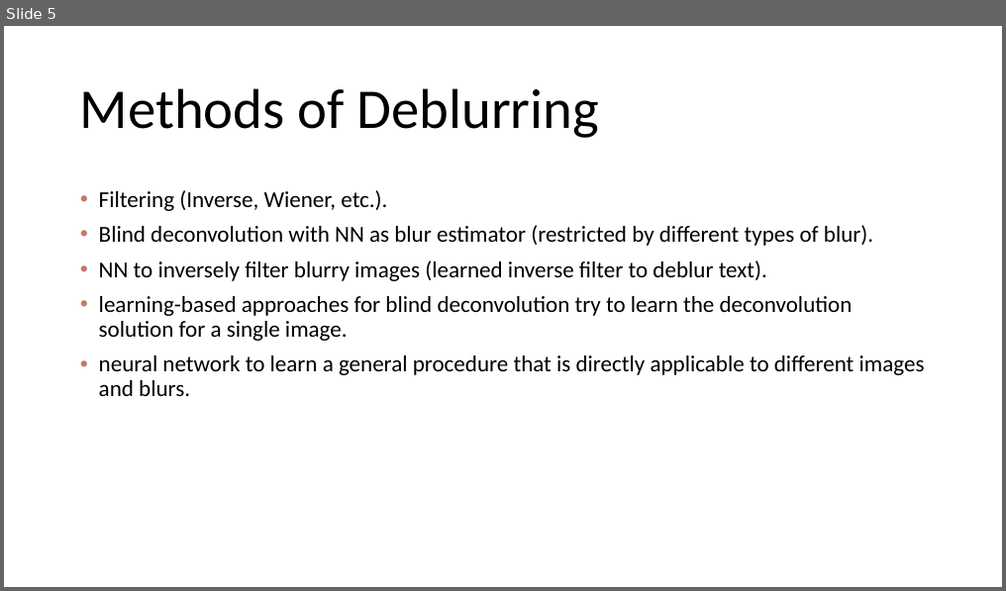
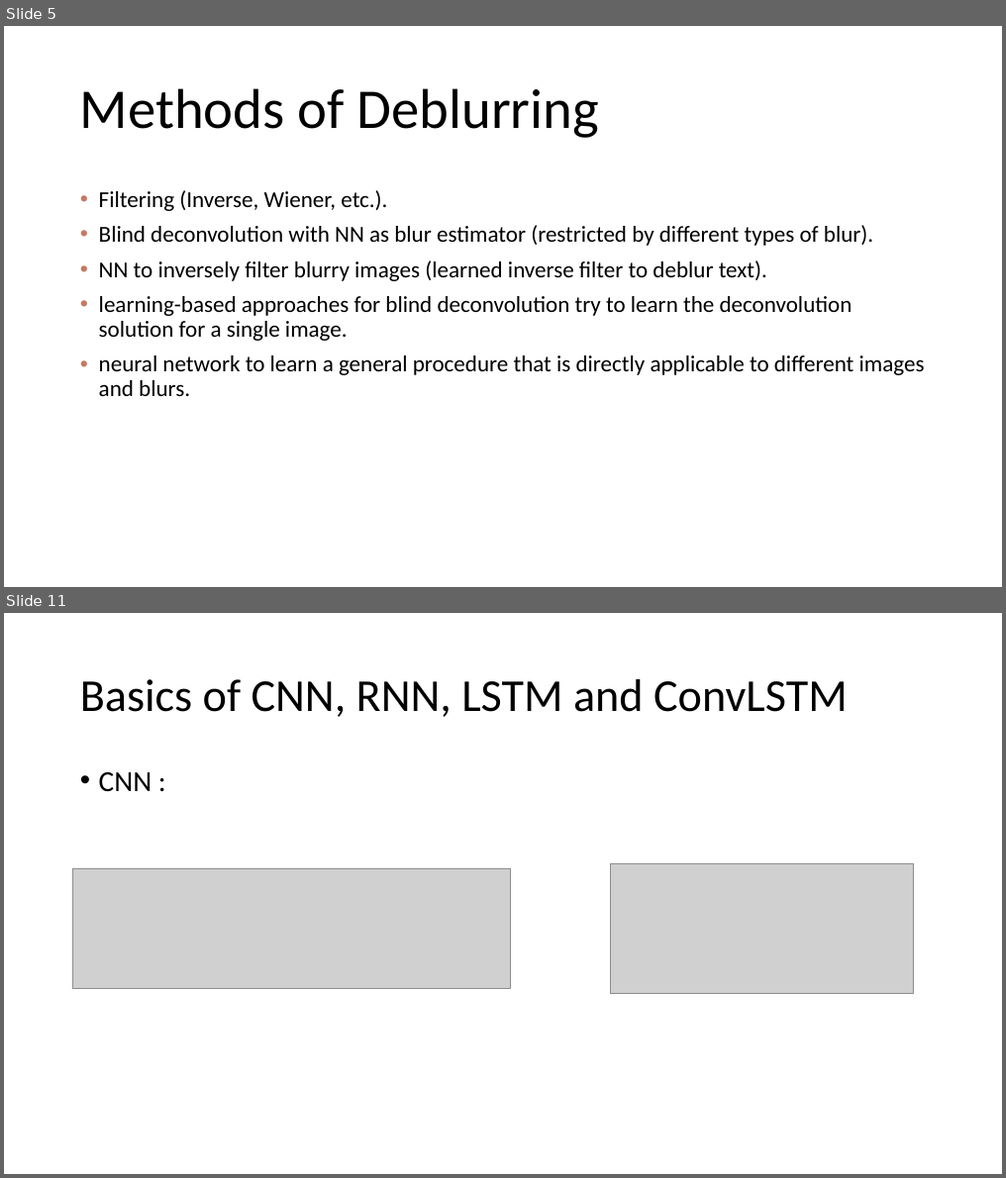
Before and after one commit to Tomlevron/Digital-image-processing, a slide deck: Slideshow/Scale-recurrent network for deblurring.pptx. Shown one above the other, each under a label of ours: slide 5 before the commit, slides 5 and 11 after it; the slides between them are not shown. The pictures are 1006x591 and 1006x1178 pixels, drawn with LibreOffice and Linux fonts; fonts in the diff are those of the drawing; grey boxes stand for pictures. Boxes give left, top, right and bottom in pixels: in the first picture for what was removed or moved away, otherwise in the second. Text is boxed around its words. In the diff, an @@ line names an element or a change of style, - is before the commit and + after.

```diff
--- a/Slideshow/Scale-recurrent network for deblurring.pptx
+++ b/Slideshow/Scale-recurrent network for deblurring.pptx
@@ slide 11 added at bbox=[4, 613, 1002, 1174], background #FFFFFF @@
@@ title added at bbox=[80, 679, 847, 717], 44 pt, text #000000 @@
+Basics of CNN, RNN, LSTM and ConvLSTM
@@ text added at bbox=[99, 772, 152, 792], 28 pt, text #000000 @@
+• CNN :
@@ picture added at bbox=[73, 869, 511, 989] @@
@@ picture added at bbox=[611, 863, 914, 994] @@
```
Also in this commit, not shown: 3 slides changed, 16 other slides added.
